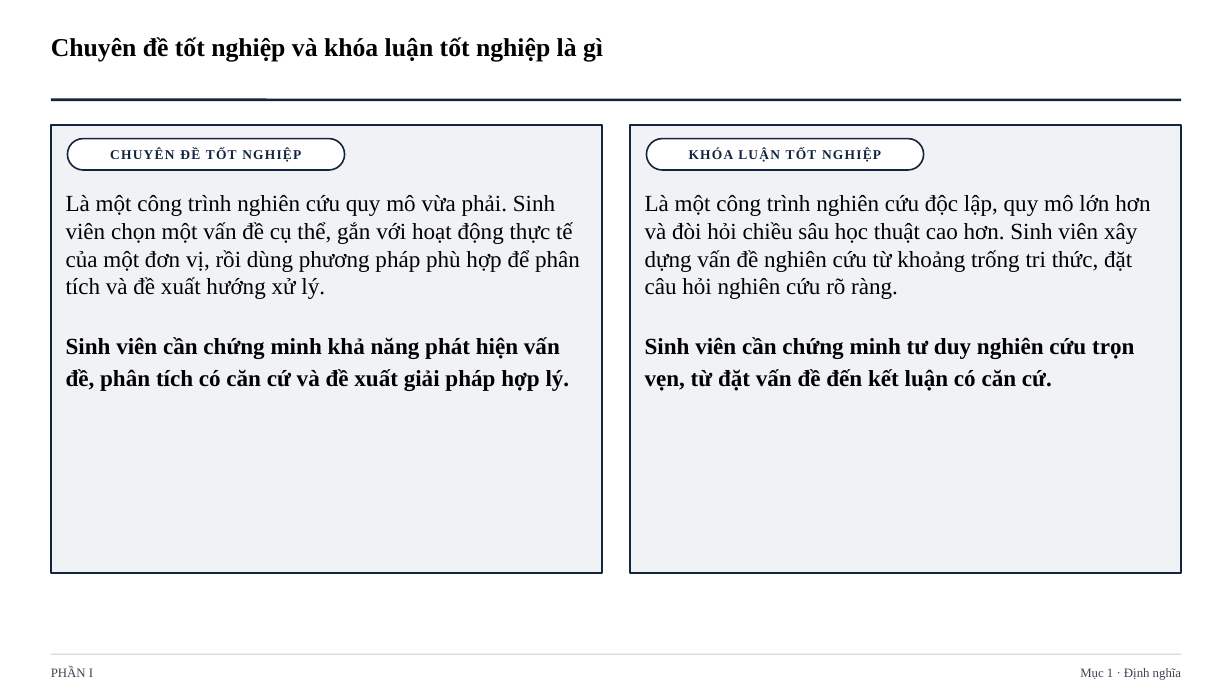
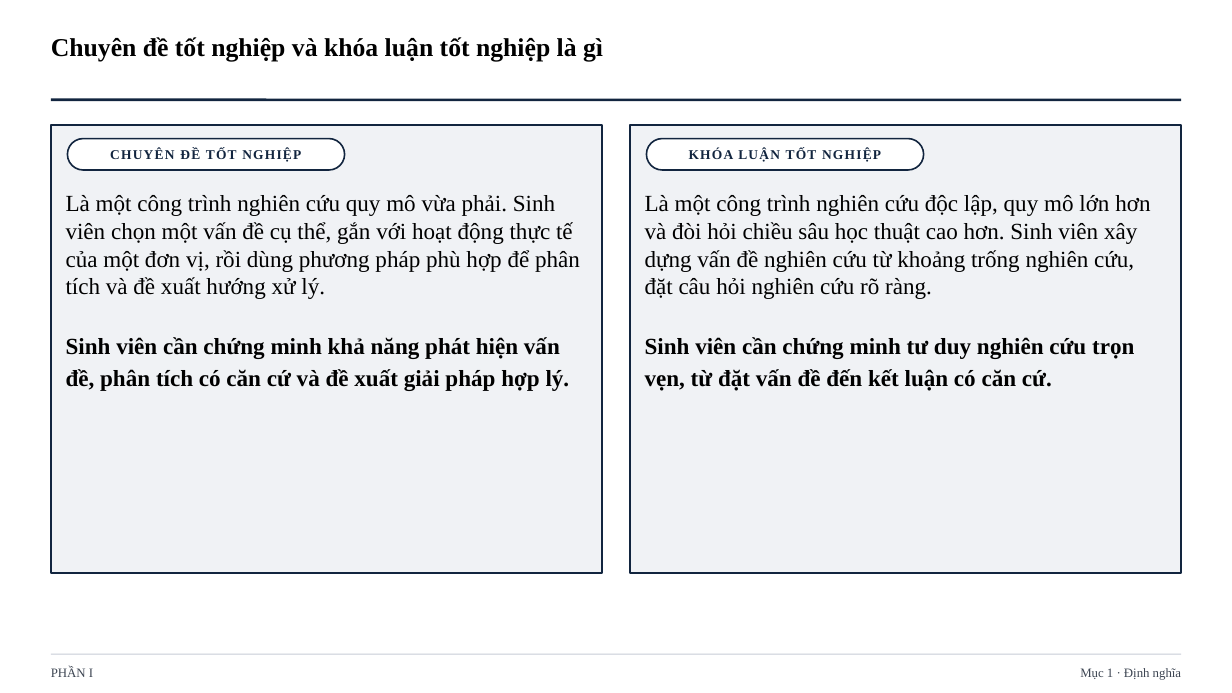
Before and after one commit to johnneinadlerr0353-bot/sachhuongdan, a slide deck: slide 8 of Core_Slide_1_HD1_da_dieu_chinh.pptx. Drawn at 1232x693 pixels with LibreOffice and Linux fonts; fonts in the diff are those of the drawing. Boxes give left, top, right and bottom in pixels: in the first picture for what was removed or moved away, otherwise in the second. Text is boxed around its words. In the diff, an @@ line names an element or a change of style, - is before the commit and + after.

```diff
--- a/Core_Slide_1_HD1_da_dieu_chinh.pptx
+++ b/Core_Slide_1_HD1_da_dieu_chinh.pptx
@@ text at box(645, 195, 1150, 391): text changed @@
-Là một công trình nghiên cứu độc lập, quy mô lớn hơn và đòi hỏi chiều sâu học thuật cao hơn. Sinh viên xây dựng vấn đề nghiên cứu từ khoảng trống tri thức, đặt câu hỏi nghiên cứu rõ ràng.
-Sinh viên cần chứng minh tư duy nghiên cứu trọn vẹn, từ đặt vấn đề đến kết luận có căn cứ.
+Là một công trình nghiên cứu độc lập, quy mô lớn hơn và đòi hỏi chiều sâu học thuật cao hơn. Sinh viên xây dựng vấn đề nghiên cứu từ khoảng trống nghiên cứu, đặt câu hỏi nghiên cứu rõ ràng.
+Sinh viên cần chứng minh tư duy nghiên cứu trọn vẹn, từ đặt vấn đề đến kết luận có căn cứ.
```
Also in this commit, not shown: 7 other slides changed, 1 other file.
